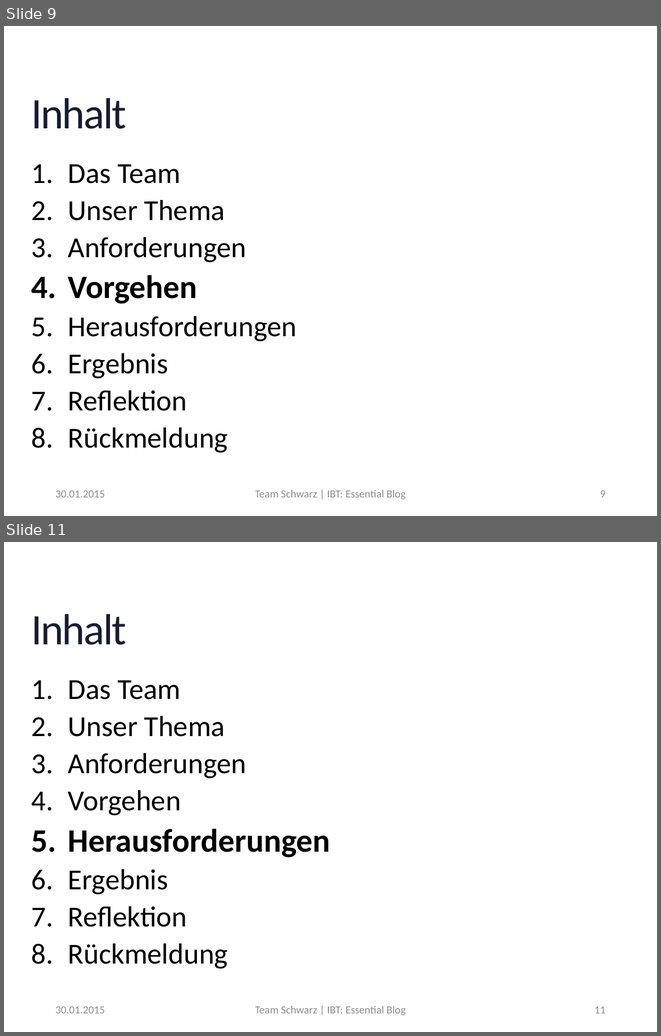
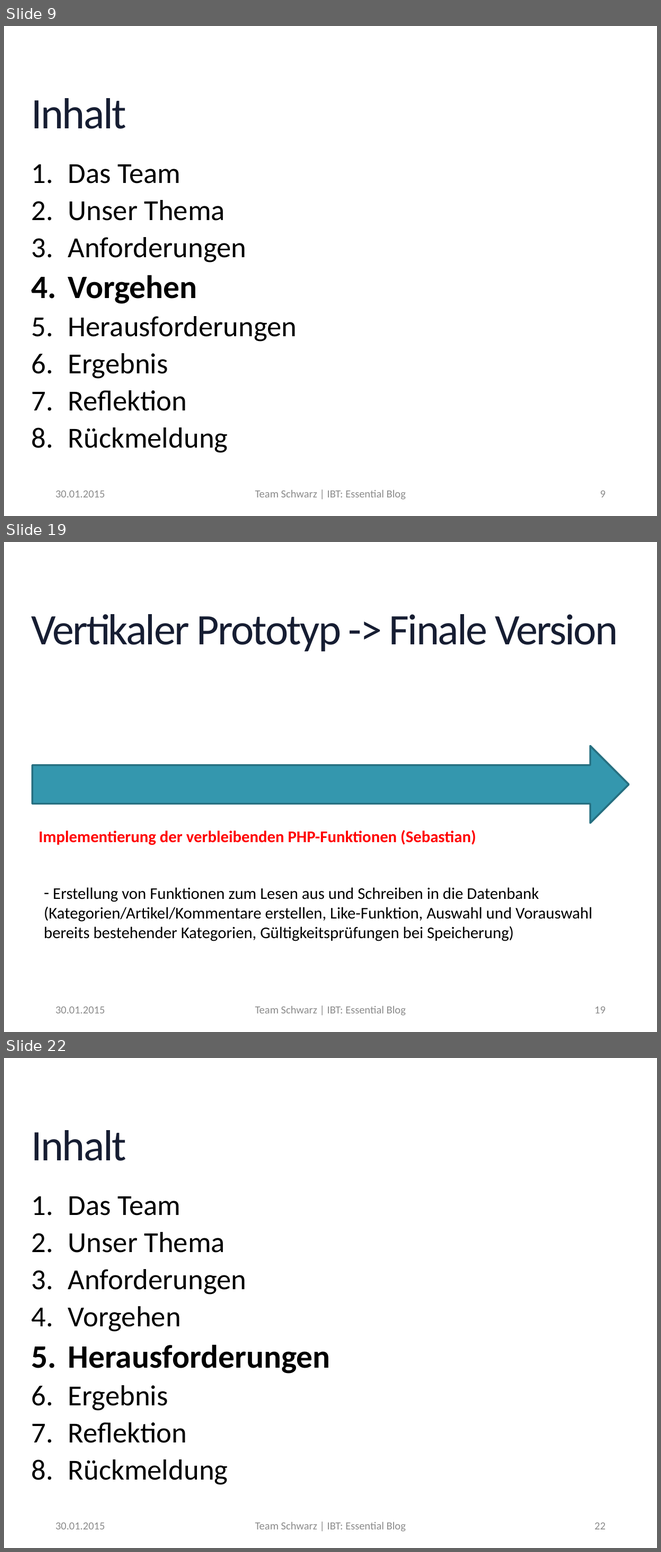
Before and after one commit to MrXXX92/EssentialBlog, a slide deck: Notizen/Präsentation_EssentialBlog.pptx. Shown one above the other, each under a label of ours: slides 9 and 11 before the commit, slides 9, 19 and 22 after it; the slides between them are not shown. The pictures are 661x1036 and 661x1552 pixels, drawn with LibreOffice and Linux fonts; fonts in the diff are those of the drawing; background and template pictures are left out. Boxes give left, top, right and bottom in pixels: in the first picture for what was removed or moved away, otherwise in the second. Text is boxed around its words. In the diff, an @@ line names an element or a change of style, - is before the commit and + after.

```diff
--- a/Notizen/Präsentation_EssentialBlog.pptx
+++ b/Notizen/Präsentation_EssentialBlog.pptx
@@ slide 19 added at (4,542,657,1032), background picture (left out) @@
@@ title added at (31,614,618,652), 48 pt, text gradient #2E59B0 to #161D32 to #000000 @@
+Vertikaler Prototyp -> Finale Version
@@ right arrow added at (32,746,628,823), fill #3497AE, outline #267081 2 pt @@
@@ text added at (38,830,476,845), 18 pt, text #FF0000, bold @@
+Implementierung der verbleibenden PHP-Funktionen (Sebastian)
@@ text added at (44,887,592,941), 18 pt, text #000000 @@
+– Erstellung von Funktionen zum Lesen aus und Schreiben in die Datenbank (Kategorien/Artikel/Kommentare erstellen, Like-Funktion, Auswahl und Vorauswahl bereits bestehender Kategorien, Gültigkeitsprüfungen bei Speicherung)
@@ text added at (55,1006,105,1013), 12 pt, text #8C8C8C @@
+30.01.2015
@@ text added at (255,1006,406,1015), 12 pt, text #8C8C8C @@
+Team Schwarz | IBT: Essential Blog
@@ page number added at (594,1006,606,1013), 12 pt, text #8C8C8C @@
+19
@@ what was slide 11 is now slide 22 @@
@@ page number at (594,1522,606,1529): text changed @@
-11
+22
```
Also in this commit, not shown: 2 slides changed, 10 other slides added.
